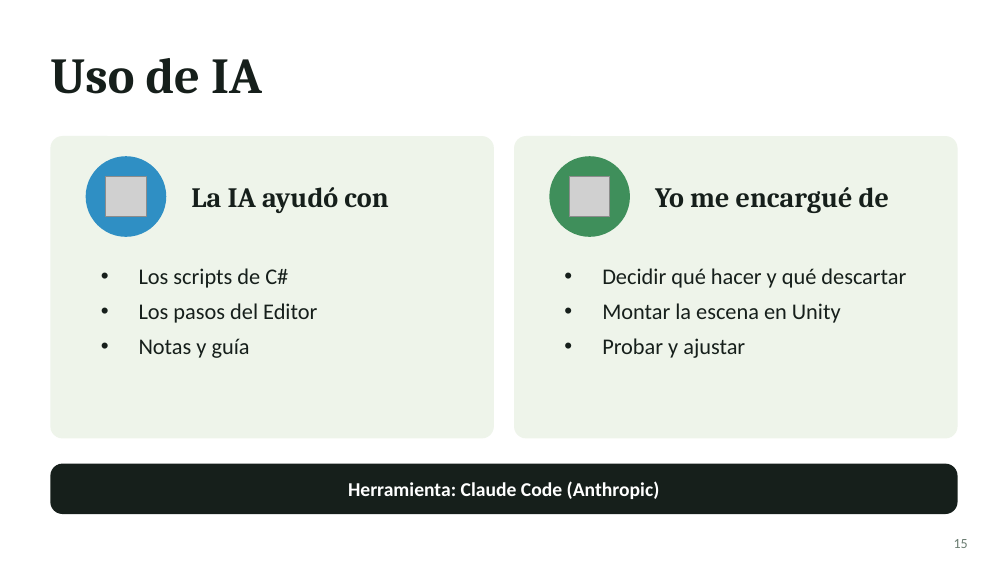
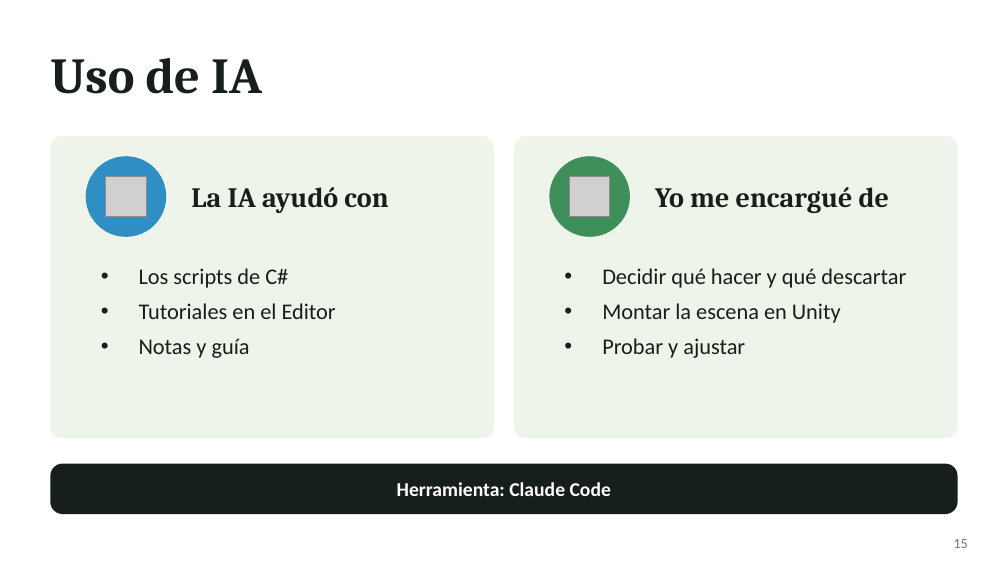
Before and after one commit to JorgeCarrascoF/SmartFarm, a slide deck: slide 15 of docs/Smart Farm - Presentación.pptx. Drawn at 1008x567 pixels with LibreOffice and Linux fonts; fonts in the diff are those of the drawing; grey boxes stand for pictures. Boxes give left, top, right and bottom in pixels: in the first picture for what was removed or moved away, otherwise in the second. Text is boxed around its words. In the diff, an @@ line names an element or a change of style, - is before the commit and + after.

```diff
--- a/docs/Smart Farm - Presentación.pptx
+++ b/docs/Smart Farm - Presentación.pptx
@@ text at [139,268,288,358]: less space between paragraphs @@
@@ text at [139,303,336,319]: text changed @@
-• Los pasos del Editor
+• Tutoriales en el Editor
@@ text at [397,482,611,496]: text changed @@
-Herramienta: Claude Code (Anthropic)
+Herramienta: Claude Code
```
Also in this commit, not shown: 9 other slides changed, 3 other files.
